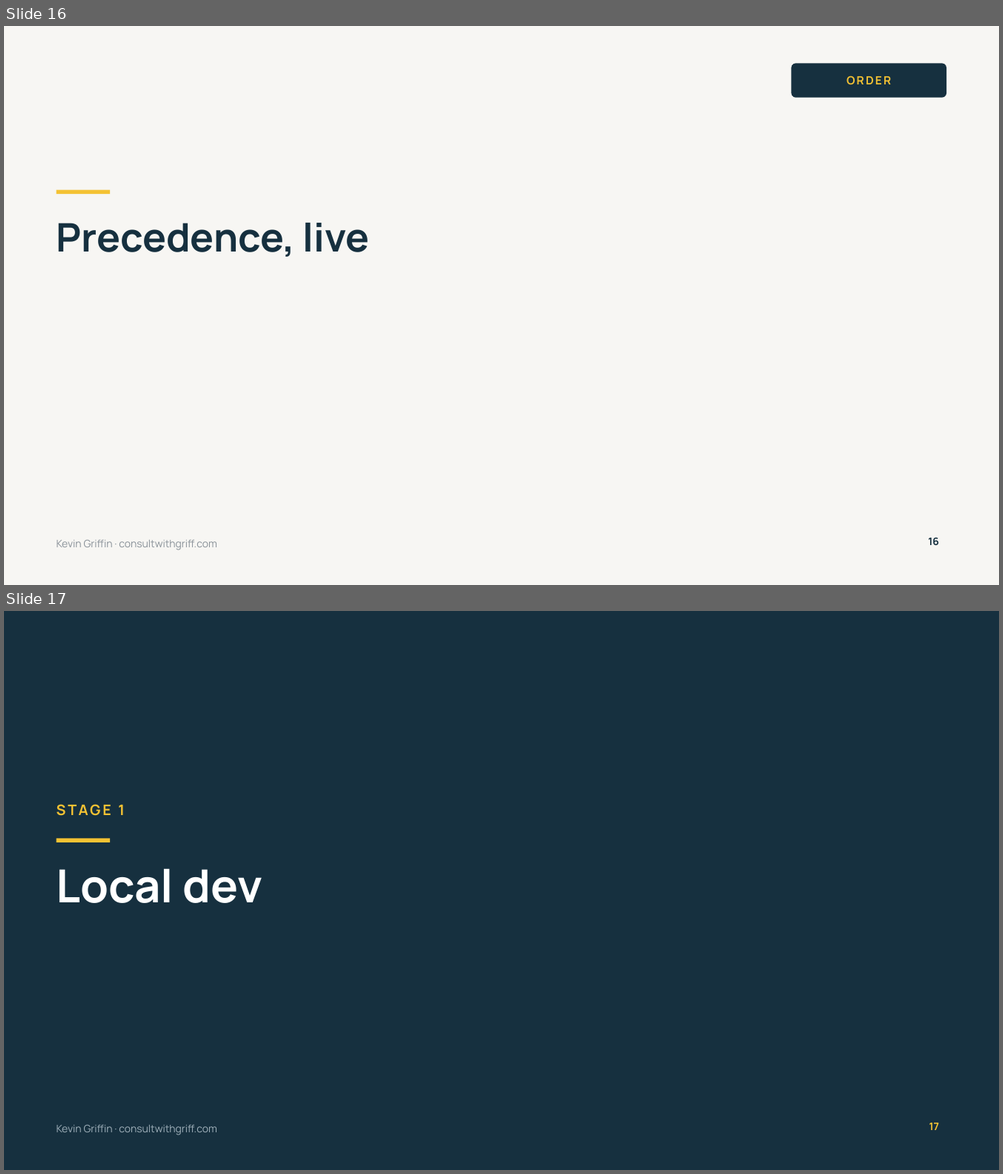
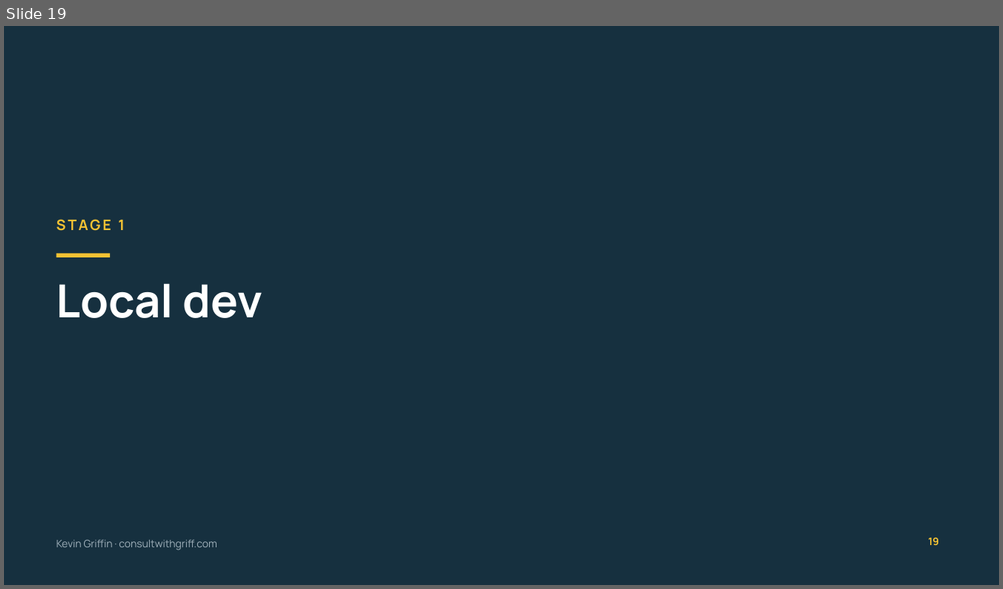
Before and after one commit to 1kevgriff/modern-dotnet-configuration, a slide deck: slides/modern-dotnet-configuration.pptx. Shown one above the other, each under a label of ours: slides 16 and 17 before the commit, slide 19 after it. The pictures are 1003x1174 and 1003x589 pixels, drawn with LibreOffice and Linux fonts; fonts in the diff are those of the drawing. Boxes give left, top, right and bottom in pixels: in the first picture for what was removed or moved away, otherwise in the second. Text is boxed around its words. In the diff, an @@ line names an element or a change of style, - is before the commit and + after.

```diff
--- a/slides/modern-dotnet-configuration.pptx
+++ b/slides/modern-dotnet-configuration.pptx
@@ slide 16 removed at <box>4,26,999,585</box>, background #F7F6F3 @@
@@ rounded rectangle removed at <box>791,63,946,98</box> @@
@@ text removed at <box>846,76,891,84</box> @@
-ORDER
@@ rectangle removed at <box>57,190,110,195</box> @@
@@ title removed at <box>57,223,370,257</box> @@
-Precedence, live
@@ text removed at <box>57,540,217,551</box> @@
-Kevin Griffin · consultwithgriff.com
@@ page number removed at <box>928,537,939,545</box> @@
-16
@@ what was slide 17 is now slide 19 @@
@@ page number at <box>928,537,939,545</box>: text changed @@
-17
+19
```
Also in this commit, not shown: 5 slides added, 1 other slide removed, 1 other file.
